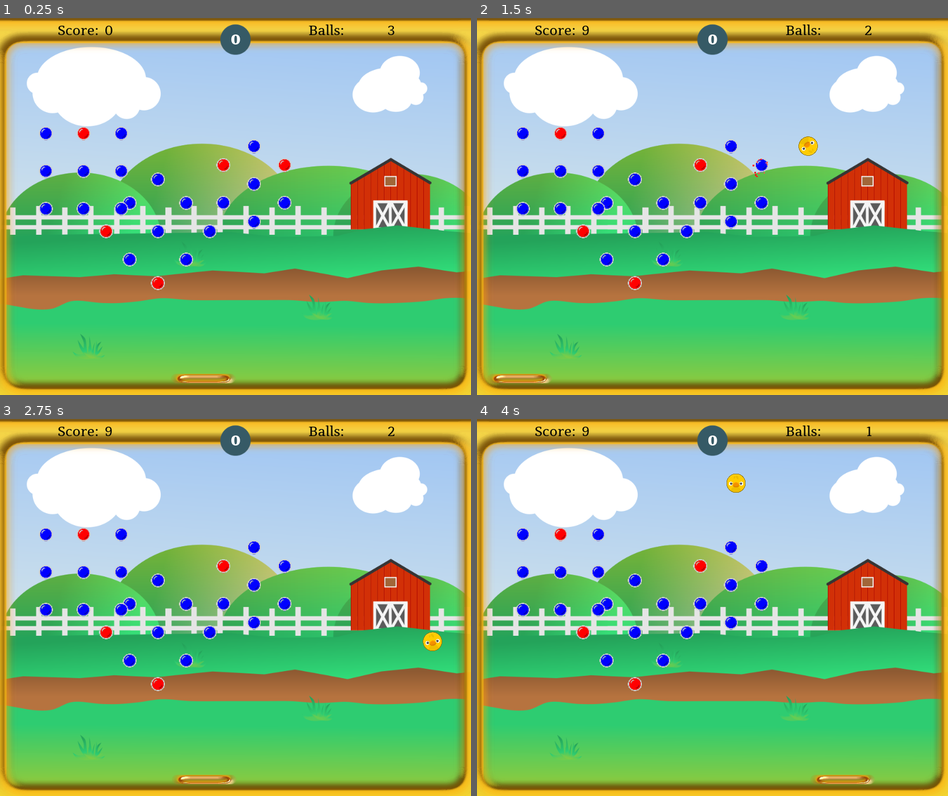
Above: before the commit, frames 1-4 (two rows, left to right).
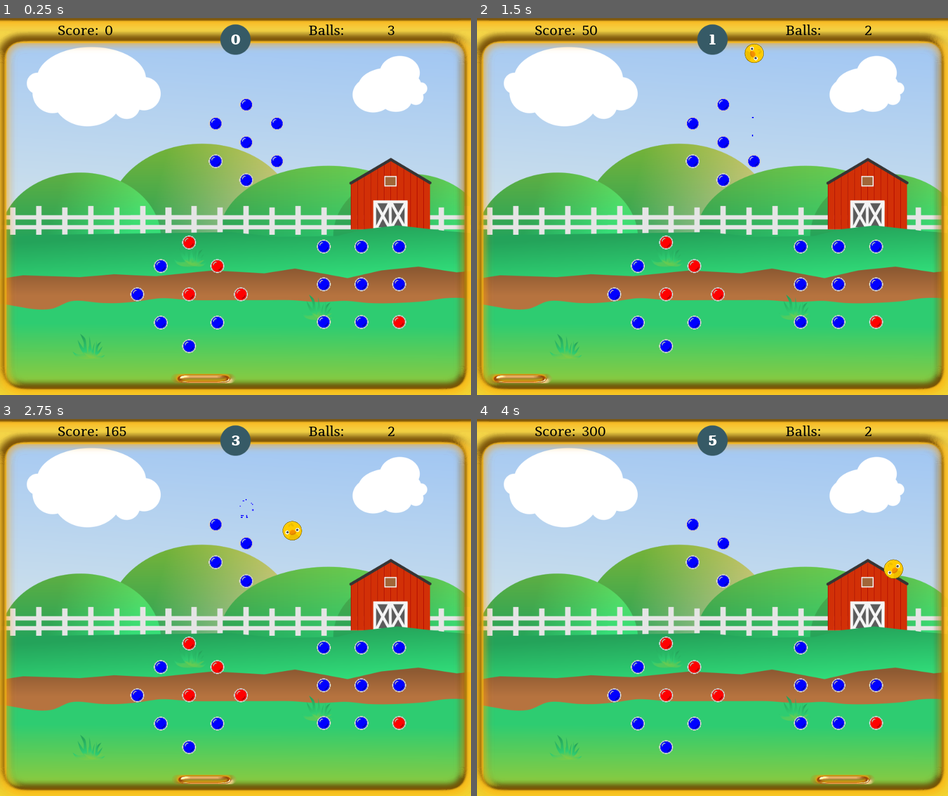
Above: after the commit, the same moments.

Repository: doctor-g/GGJ21
Game: Godot game, scene res://src/Level.tscn
Same seed, same stepped clock (60 frames per second), same inputs: the game is played once before the commit and once after it. Sound files missing from this copy of the repository are replaced by a short silence.
Inputs (mouse positions are in pixels of both pictures, inside the frame that each line leads up to):
- Up to frame 1 (0.25 s): no input
- Up to frame 2 (1.5 s): move the mouse to (816, 187) at 0.52 s; click (816, 187) at 0.67 s; move the mouse to (618, 225) at 1.27 s; click (618, 225) at 1.42 s
- Up to frame 3 (2.75 s): move the mouse to (282, 524) at 2.02 s; click (282, 524) at 2.17 s
- Up to frame 4 (4 s): move the mouse to (688, 682) at 2.77 s; click (688, 682) at 2.92 s; move the mouse to (853, 664) at 3.52 s; click (853, 664) at 3.67 s

The runs differ from the first frame. In frame 1, 4.2% of the frame differs, in the area x 8-87%, y 21-89%; in frame 2, 4.5%, in the area x 8-87%, y 1-89%; in frame 3, 4.4%; in frame 4, 4.2%.

Commit message:
Fix peg generation problem

Diff:
--- a/project/src/PegGenerator.gd
+++ b/project/src/PegGenerator.gd
@@ -5,7 +5,7 @@
 const _Peg := preload("res://src/Peg.tscn")
 
 export var max_patterns := 3
-export var min_distance_between_patterns := 200
+export var min_distance_between_patterns := 300
 export var upgraded_pegs := 5
 export var max_peg_health := 2
 
@@ -26,8 +26,8 @@
 # warning-ignore:narrowing_conversion
 	var _spawn_area : Vector2 = $SpawnArea/CollisionShape2D.shape.extents*2
 	_spawn_area_offset = (get_viewport_rect().size-_spawn_area)/2
-	_spawn_area_bounds = _spawn_area
-	print(_spawn_area_bounds, " ", _spawn_area_offset)
+	_spawn_area_bounds = _spawn_area+_spawn_area_offset
+	print(_spawn_area_bounds)
 	_generate_pegs()
 
 
--- a/project/src/PegGenerator.tscn
+++ b/project/src/PegGenerator.tscn
@@ -3,16 +3,20 @@
 [ext_resource path="res://src/PegGenerator.gd" type="Script" id=1]
 
 [sub_resource type="RectangleShape2D" id=1]
-extents = Vector2( 400, 230 )
+extents = Vector2( 300, 200 )
 
 [node name="PegGenerator" type="Node2D"]
 position = Vector2( 1.18921, 0 )
 script = ExtResource( 1 )
 
 [node name="SpawnArea" type="Area2D" parent="."]
+__meta__ = {
+"_edit_group_": true,
+"_edit_lock_": true
+}
 
 [node name="CollisionShape2D" type="CollisionShape2D" parent="SpawnArea"]
-position = Vector2( 500, 431.954 )
+position = Vector2( 500, 400 )
 shape = SubResource( 1 )
 
 [node name="Pegs" type="Node2D" parent="."]
